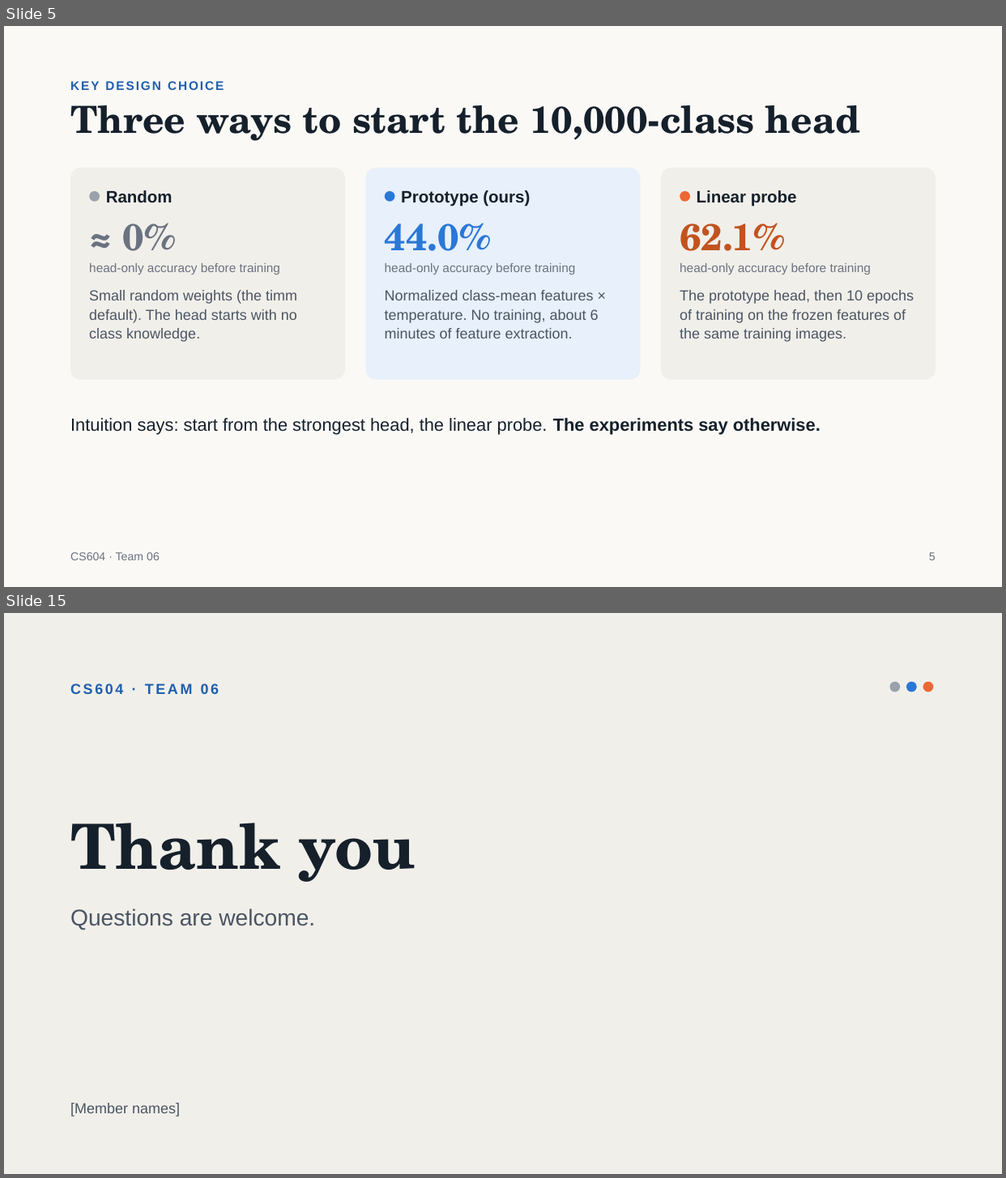
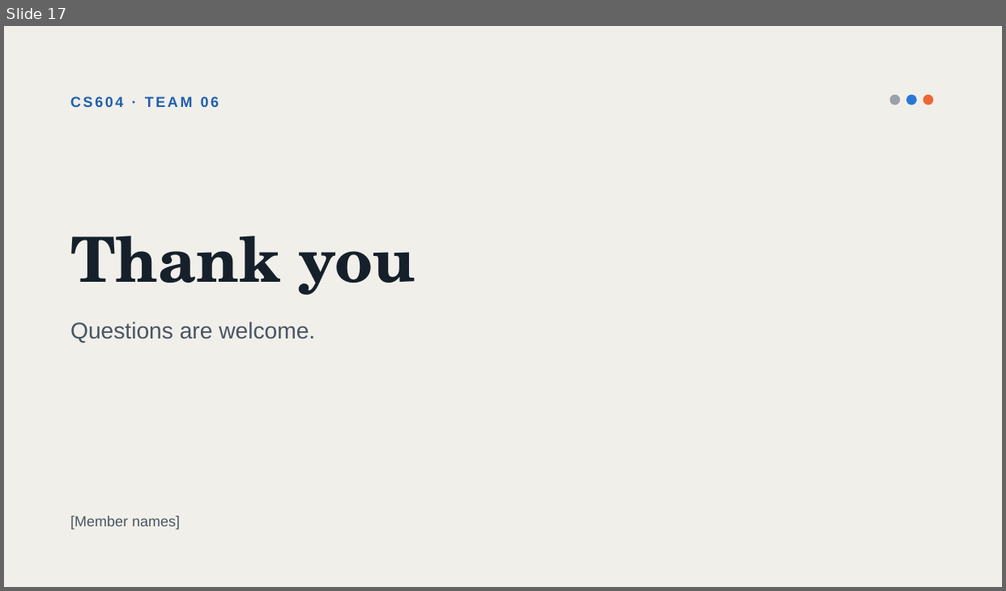
Before and after one commit to jiaobuchong/deep-cv, a slide deck: cs604_team06_slides.pptx. Shown one above the other, each under a label of ours: slides 5 and 15 before the commit, slide 17 after it; the slides between them are not shown. The pictures are 1006x1178 and 1006x591 pixels, drawn with LibreOffice and Linux fonts; fonts in the diff are those of the drawing. Boxes give left, top, right and bottom in pixels: in the first picture for what was removed or moved away, otherwise in the second. Text is boxed around its words. In the diff, an @@ line names an element or a change of style, - is before the commit and + after.

```diff
--- a/cs604_team06_slides.pptx
+++ b/cs604_team06_slides.pptx
@@ slide 5 removed at [4, 26, 1002, 587], background #FAF9F6 @@
@@ text removed at [70, 81, 224, 90] @@
-KEY DESIGN CHOICE
@@ title removed at [70, 105, 860, 141] @@
-Three ways to start the 10,000-class head
@@ rounded rectangle removed at [70, 168, 345, 379] @@
@@ rounded rectangle removed at [365, 168, 641, 379] @@
@@ rounded rectangle removed at [661, 168, 936, 379] @@
@@ ellipse removed at [89, 191, 100, 202] @@
@@ text removed at [106, 190, 172, 203] @@
-Random
@@ ellipse removed at [385, 191, 394, 202] @@
@@ text removed at [401, 190, 530, 207] @@
-Prototype (ours)
@@ ellipse removed at [680, 191, 691, 202] @@
@@ text removed at [697, 190, 797, 207] @@
-Linear probe
@@ text removed at [122, 223, 175, 251] @@
-≈ 0%
@@ text removed at [385, 223, 491, 251] @@
-44.0%
@@ text removed at [680, 223, 784, 251] @@
-62.1%
@@ text removed at [89, 263, 280, 275] @@
-head-only accuracy before training
@@ text removed at [385, 263, 575, 275] @@
-head-only accuracy before training
@@ text removed at [680, 263, 871, 275] @@
-head-only accuracy before training
@@ text removed at [89, 290, 297, 342] @@
-Small random weights (the timm default). The head starts with no class knowledge.
@@ text removed at [385, 290, 599, 339] @@
-Normalized class-mean features × temperature. No training, about 6 minutes of feature extraction.
@@ text removed at [680, 290, 914, 342] @@
-The prototype head, then 10 epochs of training on the frozen features of the same training images.
@@ text removed at [70, 418, 820, 435] @@
-Intuition says: start from the strongest head, the linear probe. The experiments say otherwise.
@@ text removed at [70, 552, 160, 561] @@
-CS604 · Team 06
@@ text removed at [929, 552, 936, 561] @@
-5
@@ what was slide 15 is now slide 17 @@
```
Also in this commit, not shown: 6 slides changed, 12 slides added, 8 other slides removed, 11 other files.
